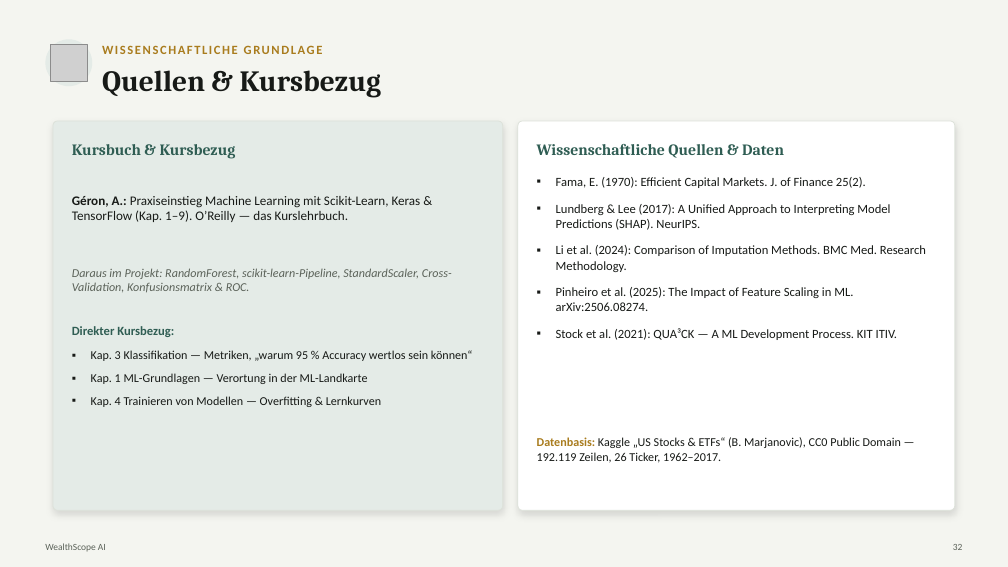
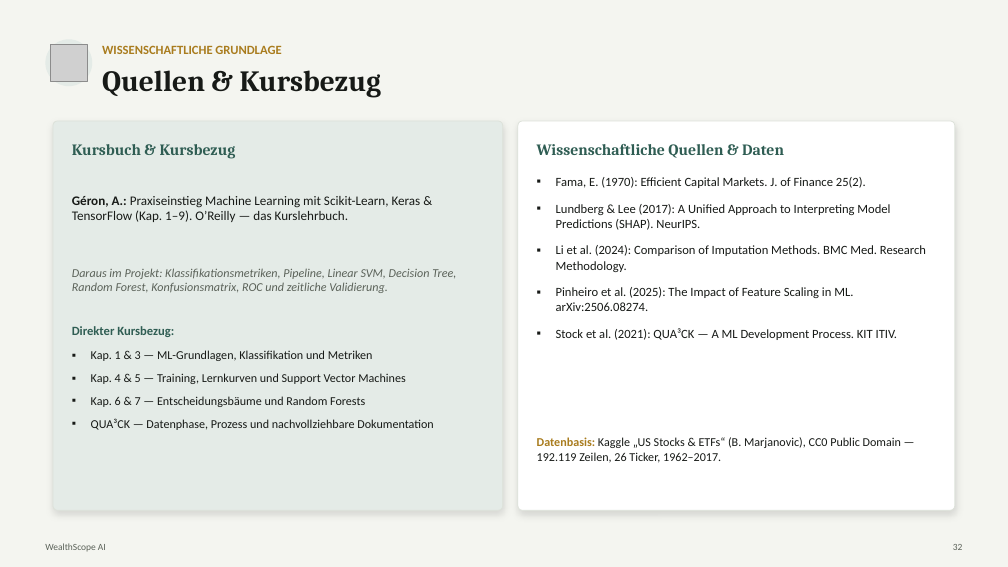
Before and after one commit to fedansoufiane-commits/forexscope-ai, a slide deck: slide 32 of Präsentation/WealthScope_Praesentation.pptx. Drawn at 1008x567 pixels with LibreOffice and Linux fonts; fonts in the diff are those of the drawing; grey boxes stand for pictures. Boxes give left, top, right and bottom in pixels: in the first picture for what was removed or moved away, otherwise in the second. Text is boxed around its words. In the diff, an @@ line names an element or a change of style, - is before the commit and + after.

```diff
--- a/Präsentation/WealthScope_Praesentation.pptx
+++ b/Präsentation/WealthScope_Praesentation.pptx
@@ text "WISSENSCHAFTLICHE GRUNDLAGE" at bbox=[102, 45, 281, 54]: letter spacing 1.5 to 0 pt @@
@@ text at bbox=[72, 268, 456, 293]: text changed @@
-Daraus im Projekt: RandomForest, scikit-learn-Pipeline, StandardScaler, Cross-Validation, Konfusionsmatrix & ROC.
+Daraus im Projekt: Klassifikationsmetriken, Pipeline, Linear SVM, Decision Tree, Random Forest, Konfusionsmatrix, ROC und zeitliche Validierung.
@@ text at bbox=[91, 350, 433, 430]: text changed @@
-▪ Kap. 3 Klassifikation — Metriken, „warum 95 % Accuracy wertlos sein können“
-▪ Kap. 1 ML-Grundlagen — Verortung in der ML-Landkarte
-▪ Kap. 4 Trainieren von Modellen — Overfitting & Lernkurven
+▪ Kap. 1 & 3 — ML-Grundlagen, Klassifikation und Metriken
+▪ Kap. 4 & 5 — Training, Lernkurven und Support Vector Machines
+▪ Kap. 6 & 7 — Entscheidungsbäume und Random Forests
+▪ QUA³CK — Datenphase, Prozess und nachvollziehbare Dokumentation
```
Also in this commit, not shown: 29 other slides changed, 28 other files.
